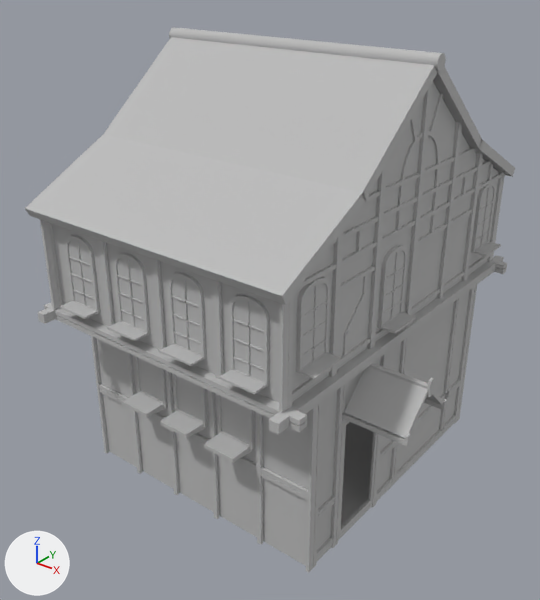
A saved change to the OBJ model ProyectoFinal/ProyectoFinal/Models/Fachada/Fachada.obj.
Camera for both pictures: a 50 mm camera at (25.7, -34.0, 30.7) aimed at (0.2, -2.1, 10.9). Every picture has the same lights, and +X, +Y and +Z are marked at lower left. Where no turn or scale is listed for an object, it has been applied to the vertices. Vertices at the same position are counted once.

The first picture shows 'Fachada'.
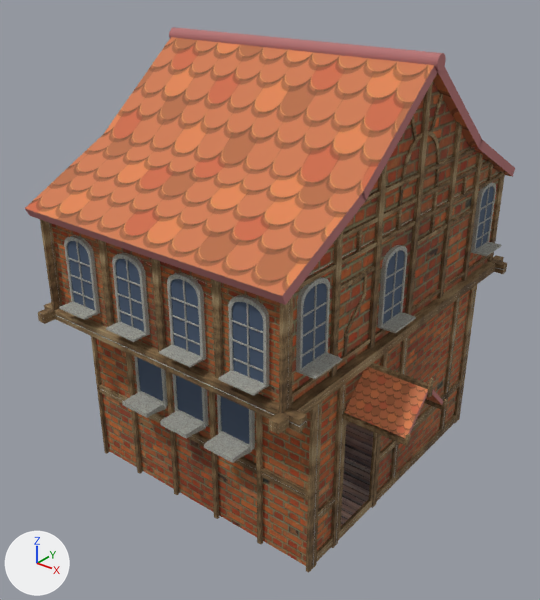
Boxes (x1, y1, x2, y2) around the edits, measured in the pictures (540 x 600 px; the box of a moved part takes in the faces that stretch with it):
part 1 of me_fachada, rebuilt: (151, 258, 166, 352) in both
part 2 of me_fachada, rebuilt: before (212, 279, 224, 380); after (212, 279, 224, 378)
part 3 of me_fachada, rebuilt: before (98, 240, 114, 330); after (98, 240, 114, 327)
part 4 of me_fachada, moved or reshaped: before (60, 82, 433, 479); after (39, 82, 433, 479)
part 5 of me_fachada, moved or reshaped: before (317, 182, 496, 561); after (317, 183, 496, 561)
part 6 of me_fachada, surface changed: before (248, 315, 249, 376)
part 7 of me_fachada, recoloured (grey to brown): (38, 93, 507, 573) in both
part 8 of me_fachada, recoloured (grey to brown): (65, 148, 499, 566) in both
part 9 of me_fachada, recoloured: (341, 422, 373, 526) in both
part 10 of me_fachada, recoloured (grey to brown): (345, 367, 428, 438) in both
part 11 of me_fachada, recoloured: (346, 395, 426, 437) in both
part 12 of me_fachada, recoloured: (122, 201, 501, 463) in both
part 13 of me_fachada, recoloured (grey to blue): (137, 251, 404, 444) in both
part 14 of me_fachada, recoloured (grey to orange): (25, 37, 513, 296) in both
part 15 of me_fachada, recoloured (grey to brown): (25, 27, 515, 305) in both
part 16 of me_fachada, recoloured (grey to brown): (370, 82, 470, 193) in both

What changed in the scene script:
```text
Add mat_fachada_phong7sg:
    mat_fachada_phong7sg = principled_material('Fachada:phong7SG')
    mat_fachada_phong7sg.texture = img_wooden_floorboards_seamless_jpg
    mat_fachada_phong7sg.roughness = 0.866
Add mat_fachada_phong1sg:
    mat_fachada_phong1sg = principled_material('Fachada:phong1SG')
    mat_fachada_phong1sg.texture = img_canyon_brown_2x3m_color_png
    mat_fachada_phong1sg.roughness = 0.866
Add mat_fachada_phong5sg:
    mat_fachada_phong5sg = principled_material('Fachada:phong5SG')
    mat_fachada_phong5sg.texture = img_concrete_png
    mat_fachada_phong5sg.roughness = 0.866
Add mat_fachada_phong6sg:
    mat_fachada_phong6sg = principled_material('Fachada:phong6SG')
    mat_fachada_phong6sg.texture = img_cristal_png
    mat_fachada_phong6sg.roughness = 0.866
Add mat_fachada_phong2sg:
    mat_fachada_phong2sg = principled_material('Fachada:phong2SG')
    mat_fachada_phong2sg.texture = img_redbrick_jpg
    mat_fachada_phong2sg.roughness = 0.866
Add mat_fachada_phong3sg:
    mat_fachada_phong3sg = principled_material('Fachada:phong3SG')
    mat_fachada_phong3sg.texture = img_roof_tile_background_vector_jpg
    mat_fachada_phong3sg.roughness = 0.866
Add mat_fachada_phong4sg:
    mat_fachada_phong4sg = principled_material('Fachada:phong4SG')
    mat_fachada_phong4sg.base_color = (0.46, 0.17, 0.17)  # pink #b57373
    mat_fachada_phong4sg.roughness = 0.866
Change me_fachada:
    remove me_fachada.from_pydata(...)  # 2632 vertices, 4442 faces; spans x -9.2..12.2, y -12.3..12.3, z -0.4..25.7
    add me_fachada.from_pydata(...)  # 2604 vertices, 4380 faces; spans x -9.2..12.2, y -12.3..12.3, z -0.4..25.7
    me_fachada part 1: the loose piece of 8 vertices spanning x 0.0..0.4, y -11.1..-11.0, z 11.3..17.0 is rebuilt with 8 vertices and now spans x 0.0..0.4, y -11.1..-11.0, z 11.1..17.4
    me_fachada part 2: the loose piece of 8 vertices spanning x 4.0..4.4, y -11.1..-11.0, z 11.3..17.0 is rebuilt with 8 vertices and now spans x 4.0..4.4, y -11.1..-11.0, z 11.1..17.4
    me_fachada part 3: the loose piece of 8 vertices spanning x -4.0..-3.6, y -11.1..-11.0, z 11.3..17.0 is rebuilt with 8 vertices and now spans x -4.0..-3.6, y -11.1..-11.0, z 11.1..17.4
    me_fachada part 4: 87 vertices moved from x -6.9..8.4, y -11.1..-0.2, z 10.8..16.2 to x -6.8..8.4, y -11.2..-0.2, z 10.8..16.2; 414 vertices removed from x -7.0..8.5, y -11.9..-1.0, z 12.0..16.2; 383 vertices added at x -8.8..8.5, y -12.3..-1.0, z 11.0..16.2
    me_fachada part 5: 11 vertices moved within x 8.3..8.4, y 8.1..10.1, z -0.3..16.6; 41 vertices removed from x 8.2..8.4, y 8.0..10.2, z 12.8..17.1; 41 vertices added at x 8.2..8.5, y 8.0..10.2, z 12.8..17.1
    me_fachada part 6: 1249 kept faces spanning x -9.2..12.2, y -12.3..12.3, z -0.4..25.7 get new texture (UV) coordinates
    me_fachada part 7: 675 faces spanning x -9.2..12.2, y -12.3..12.3, z -0.4..25.0 switch from mat_fachada_initialshadinggroup (grey #bcbcbc) to mat_fachada_phong1sg (picture img_canyon_brown_2x3m_color_png)
    me_fachada part 8: 92 faces spanning x -8.2..8.2, y -10.9..10.9, z -0.3..19.9 switch from mat_fachada_initialshadinggroup (grey #bcbcbc) to mat_fachada_phong2sg (picture img_redbrick_jpg)
    me_fachada part 9: 5 faces spanning x -8.2..8.2, y -8.9..9.0, z -0.3 switch from mat_fachada_initialshadinggroup (grey #bcbcbc) to mat_fachada_phong7sg (picture img_wooden_floorboards_seamless_jpg)
    me_fachada part 10: 4 faces spanning x 8.5..12.1, y -6.4..-2.3, z 8.6..10.5 switch from mat_initialshadinggroup (grey #bcbcbc) to mat_fachada_phong3sg (picture img_roof_tile_background_vector_jpg)
    me_fachada part 11: 4 faces spanning x 8.5..12.1, y -6.4..-2.3, z 8.5..10.5 switch from mat_initialshadinggroup (grey #bcbcbc) to mat_fachada_phong4sg (pink #b57373)
    me_fachada part 12: 333 faces spanning x -4.4..9.3, y -11.2..10.2, z 5.6..17.0 switch from mat_initialshadinggroup (grey #bcbcbc) to mat_fachada_phong5sg (picture img_concrete_png)
    me_fachada part 13: 39 faces spanning x -6.7..8.4, y -11.0..10.1, z 6.2..16.9 switch from mat_initialshadinggroup (grey #bcbcbc) to mat_fachada_phong6sg (picture img_cristal_png)
    me_fachada part 14: 16 faces spanning x -8.9..8.8, y -12.1..12.1, z 17.0..25.6 switch from mat_fachada_initialshadinggroup2 (grey #bcbcbc) to mat_fachada_phong3sg (picture img_roof_tile_background_vector_jpg)
    me_fachada part 15: 100 faces spanning x -9.0..8.9, y -12.1..12.1, z 17.0..25.7 switch from mat_fachada_initialshadinggroup2 (grey #bcbcbc) to mat_fachada_phong4sg (pink #b57373)
    me_fachada part 16: 2 faces spanning x -8.2..8.2, y -5.9..6.0, z 19.9..24.8 switch from mat_fachada_initialshadinggroup2 (grey #bcbcbc) to mat_fachada_phong2sg (picture img_redbrick_jpg)
    add me_fachada.materials.append(mat_fachada_fachada_phong7sg)  # picture img_wooden_floorboards_seamless_jpg
```
